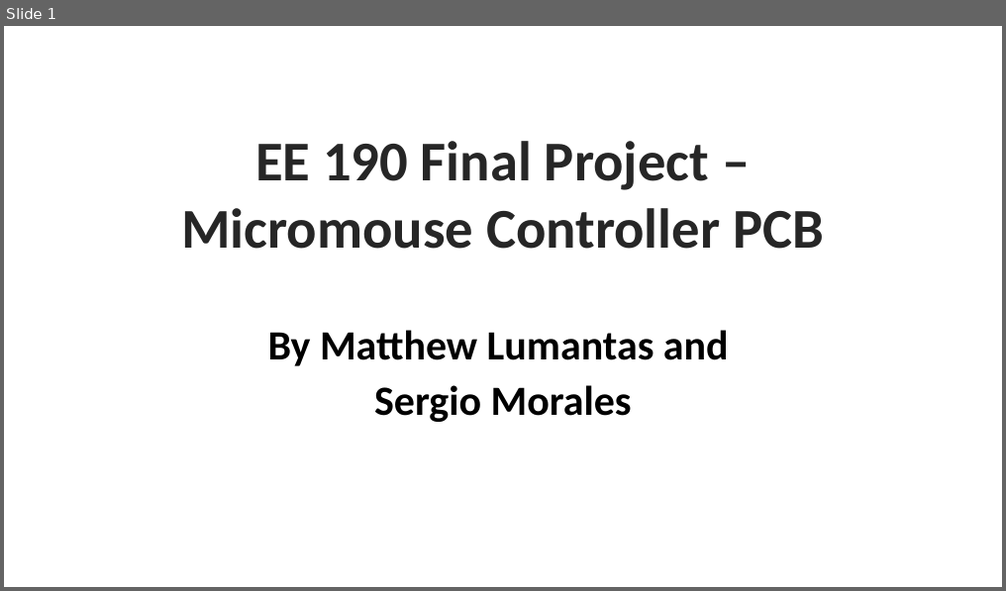
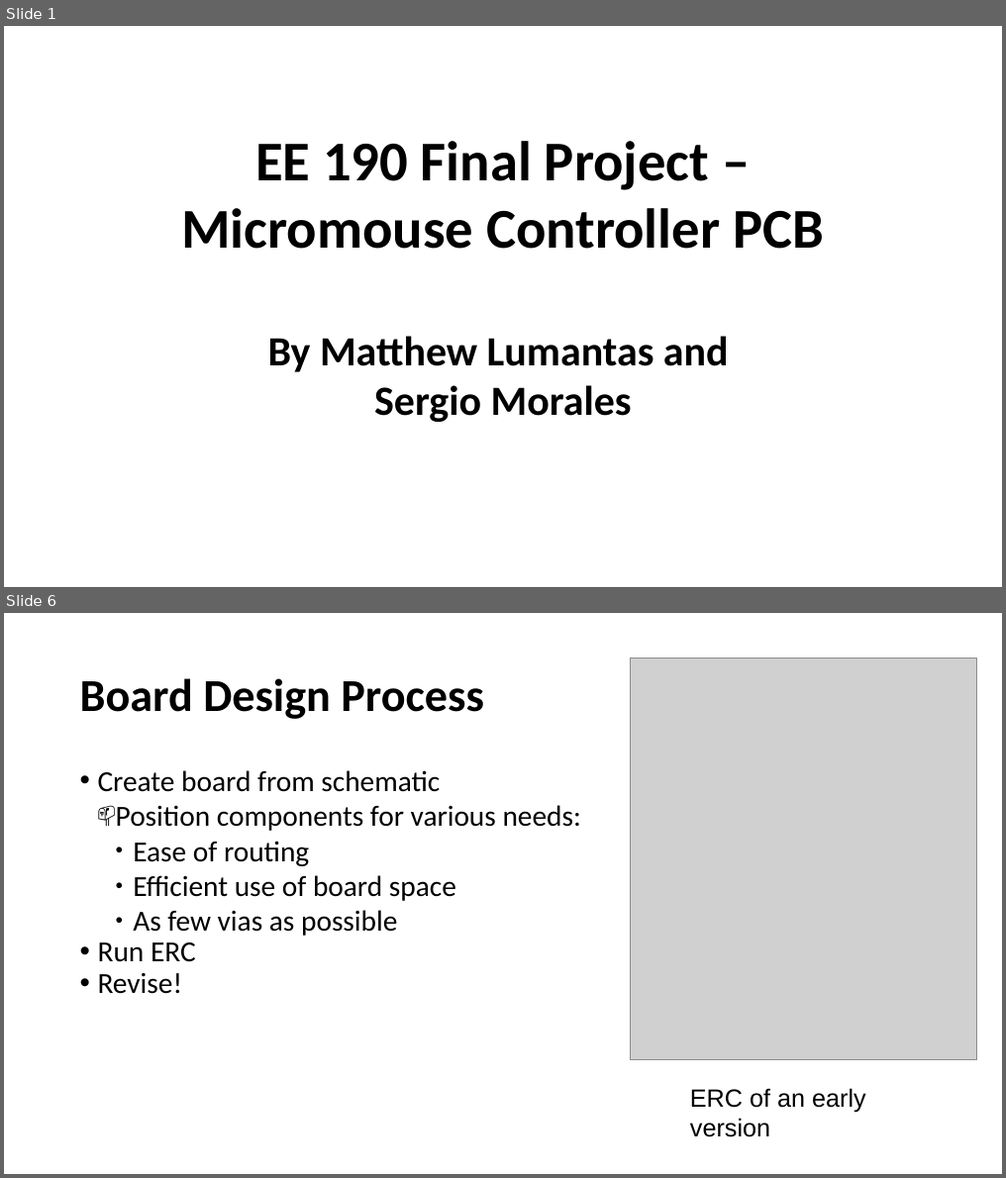
Before and after one commit to mattlumantas/ee190_final, a slide deck: Micromouse_Controller_Presentation.pptx. Shown one above the other, each under a label of ours: slide 1 before the commit, slides 1 and 6 after it; the slides between them are not shown. The pictures are 1006x591 and 1006x1178 pixels, drawn with LibreOffice and Linux fonts; fonts in the diff are those of the drawing; grey boxes stand for pictures; background and template pictures are left out. Boxes give left, top, right and bottom in pixels: in the first picture for what was removed or moved away, otherwise in the second. Text is boxed around its words. In the diff, an @@ line names an element or a change of style, - is before the commit and + after.

Commit message:
Version 1.0 of Micromouse controller 	Added capacitor values 	Arranged Labels 	Completed BoM and Presentation

```diff
--- a/Micromouse_Controller_Presentation.pptx
+++ b/Micromouse_Controller_Presentation.pptx
@@ slide 6 added at bbox=[4, 613, 1002, 1174], background #FFFFFF @@
@@ picture added at bbox=[630, 658, 977, 1059] @@
@@ text added at bbox=[80, 678, 484, 719], 44 pt, text #000000, bold @@
+Board Design Process
@@ text added at bbox=[98, 770, 581, 994], 28 pt, text #000000 @@
+• Create board from schematic
+  📫 Position components for various needs:
+    ● Ease of routing
+    ● Efficient use of board space
+    ● As few vias as possible
+• Run ERC
+• Revise!
@@ text added at bbox=[690, 1088, 866, 1138], 24 pt, text #000000 @@
+ERC of an early version
@@ slide 1 changed as well @@
@@ text "EE 190 Final Project – ..." at bbox=[181, 141, 824, 249]: text colour #262626 to #000000, letter outline #FFFFFF 2.25 pt to none @@
@@ text "By Matthew Lumantas and" at bbox=[268, 336, 729, 422]: letter outline #FFFFFF 2.25 pt to none; line spacing 0.9 to 1; less space between paragraphs @@
```
Also in this commit, not shown: 2 other slides changed, 5 other slides added, 3 slides removed, 14 other files.
